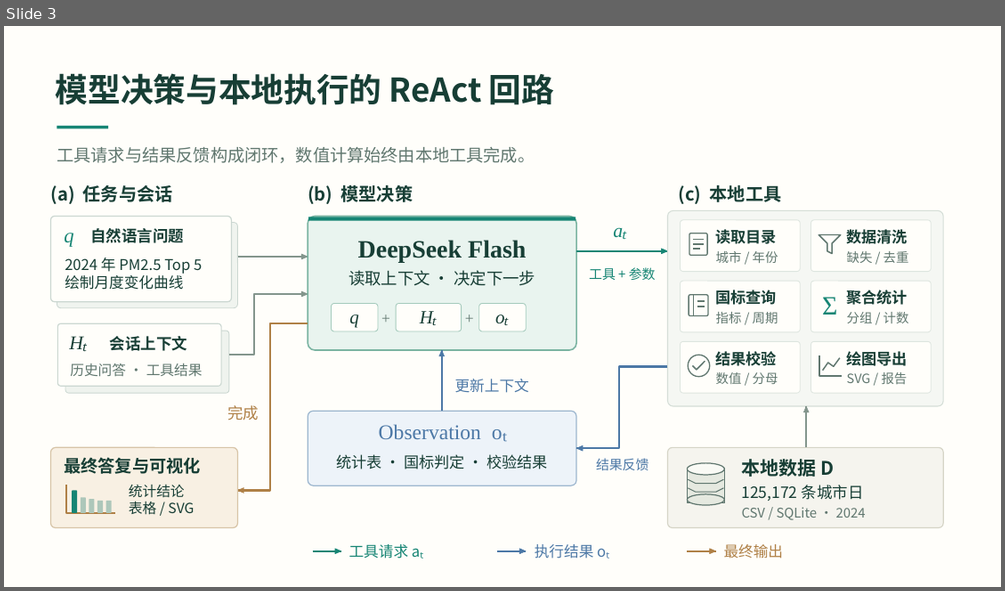
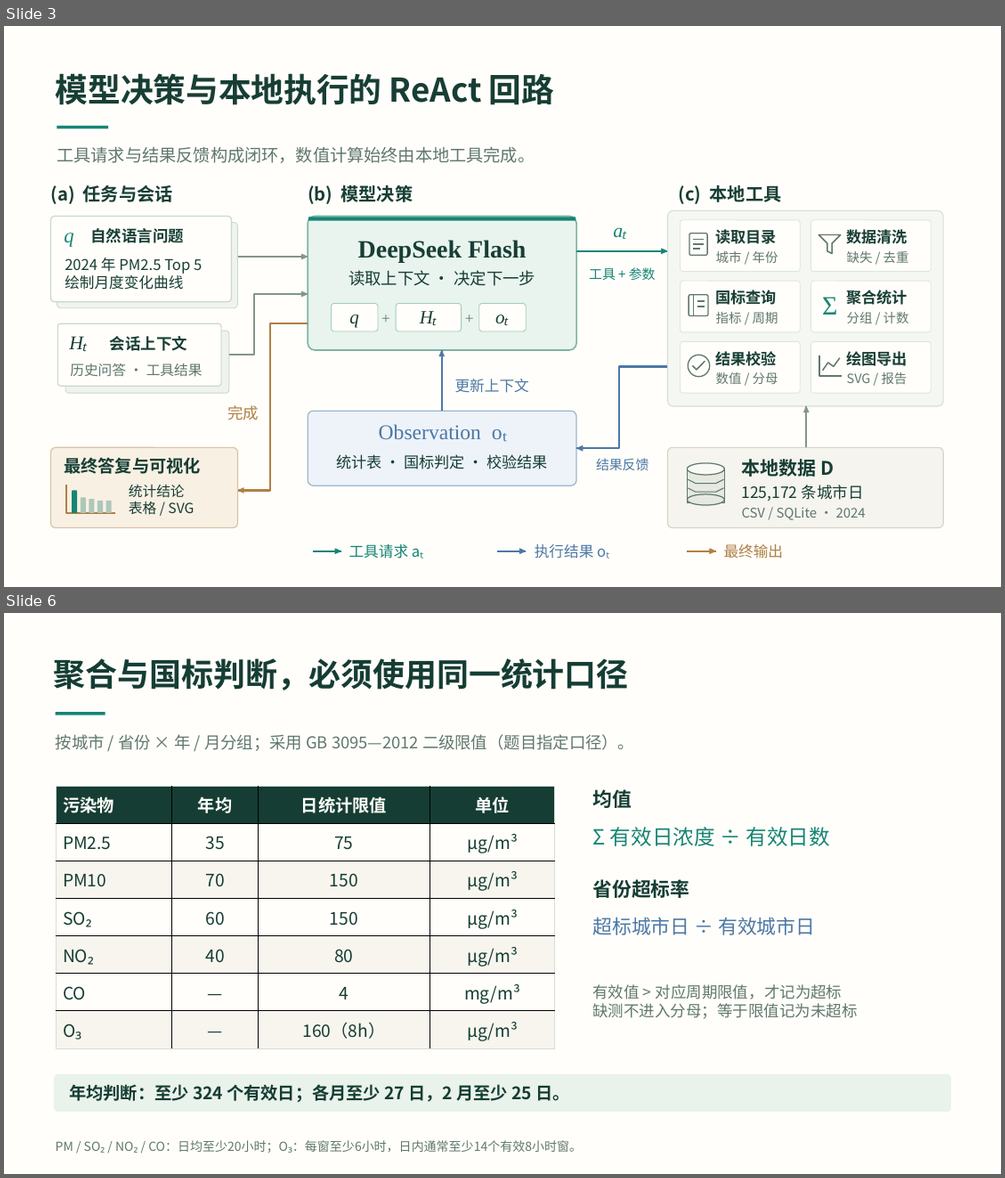
Before and after one commit to liujiting123/AirScope, a slide deck: docs/参赛答辩.pptx. Shown one above the other, each under a label of ours: slide 3 before the commit, slides 3 and 6 after it; the slides between them are not shown. The pictures are 1005x591 and 1005x1178 pixels, drawn with LibreOffice and Linux fonts; fonts in the diff are those of the drawing. Boxes give left, top, right and bottom in pixels: in the first picture for what was removed or moved away, otherwise in the second. Text is boxed around its words. In the diff, an @@ line names an element or a change of style, - is before the commit and + after.

```diff
--- a/docs/参赛答辩.pptx
+++ b/docs/参赛答辩.pptx
@@ slide 6 added at [4,613,1001,1174], background #FFFEFA @@
@@ text added at [54,658,629,690], 30.8 pt, text #153D34, bold @@
+聚合与国标判断，必须使用同一统计口径
@@ rectangle added at [56,712,105,714], fill #168574 @@
@@ text added at [56,734,634,751], 15.8 pt, text #60786E @@
+按城市 / 省份 × 年 / 月分组；采用 GB 3095—2012 二级限值（题目指定口径）。
@@ table added at [56,786,555,1048], 7 rows, 4 columns @@
+污染物 | 年均 | 日统计限值 | 单位
+PM2.5 | 35 | 75 | μg/m³
+PM10 | 70 | 150 | μg/m³
+SO₂ | 60 | 150 | μg/m³
+NO₂ | 40 | 80 | μg/m³
+CO | — | 4 | mg/m³
+O₃ | — | 160（8h） | μg/m³
@@ text added at [593,789,632,808], 18.8 pt, text #153D34, bold @@
+均值
@@ text added at [592,827,831,846], 20.2 pt, text #168574 @@
+Σ 有效日浓度 ÷ 有效日数
@@ text added at [592,879,689,898], 18.8 pt, text #153D34, bold @@
+省份超标率
@@ text added at [592,916,815,935], 18.8 pt, text #4C78A6 @@
+超标城市日 ÷ 有效城市日
@@ text added at [592,984,857,1019], 15 pt, text #60786E @@
+有效值 > 对应周期限值，才记为超标
+缺测不进入分母；等于限值记为未超标
@@ rounded rectangle added at [54,1074,952,1111], fill #E9F2EB @@
@@ text added at [69,1084,569,1103], 16.5 pt, text #153D34, bold @@
+年均判断：至少 324 个有效日；各月至少 27 日，2 月至少 25 日。
@@ text added at [56,1140,582,1152], 12 pt, text #60786E @@
+PM / SO₂ / NO₂ / CO：日均至少20小时；O₃：每窗至少6小时，日内通常至少14个有效8小时窗。
```
Also in this commit, not shown: 9 other slides added, 7 slides removed, 3 other files.
